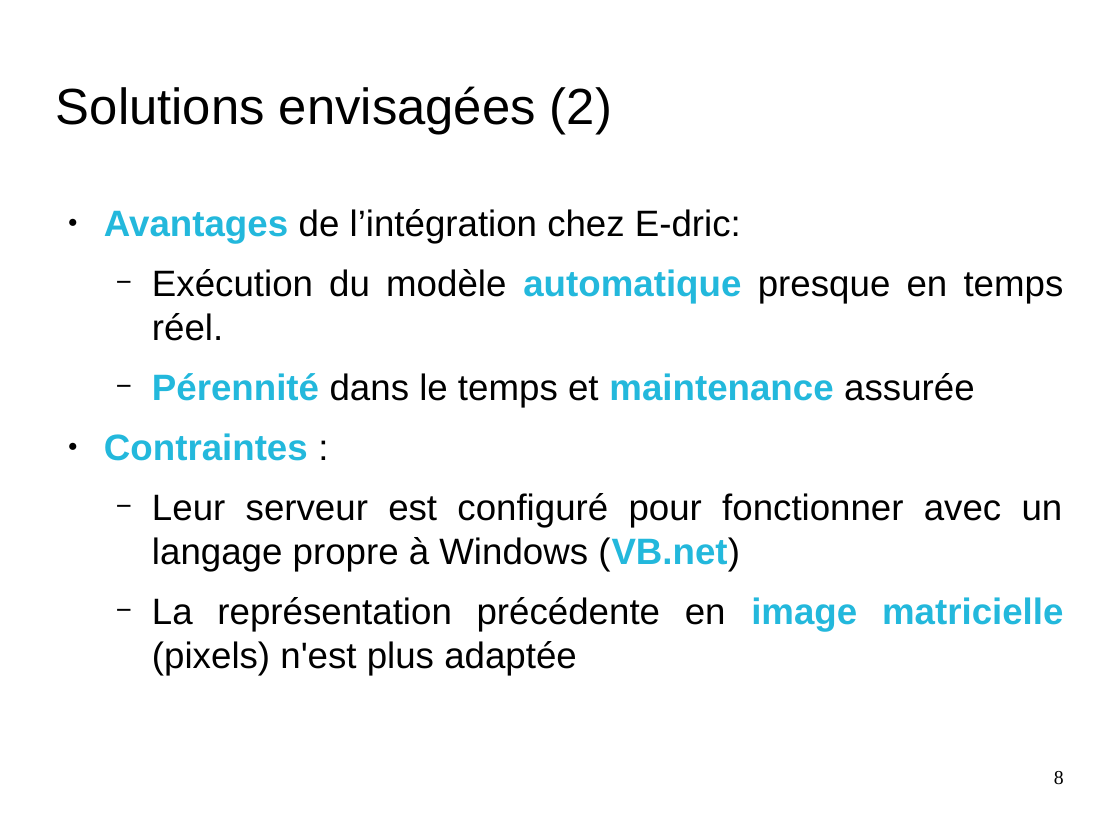
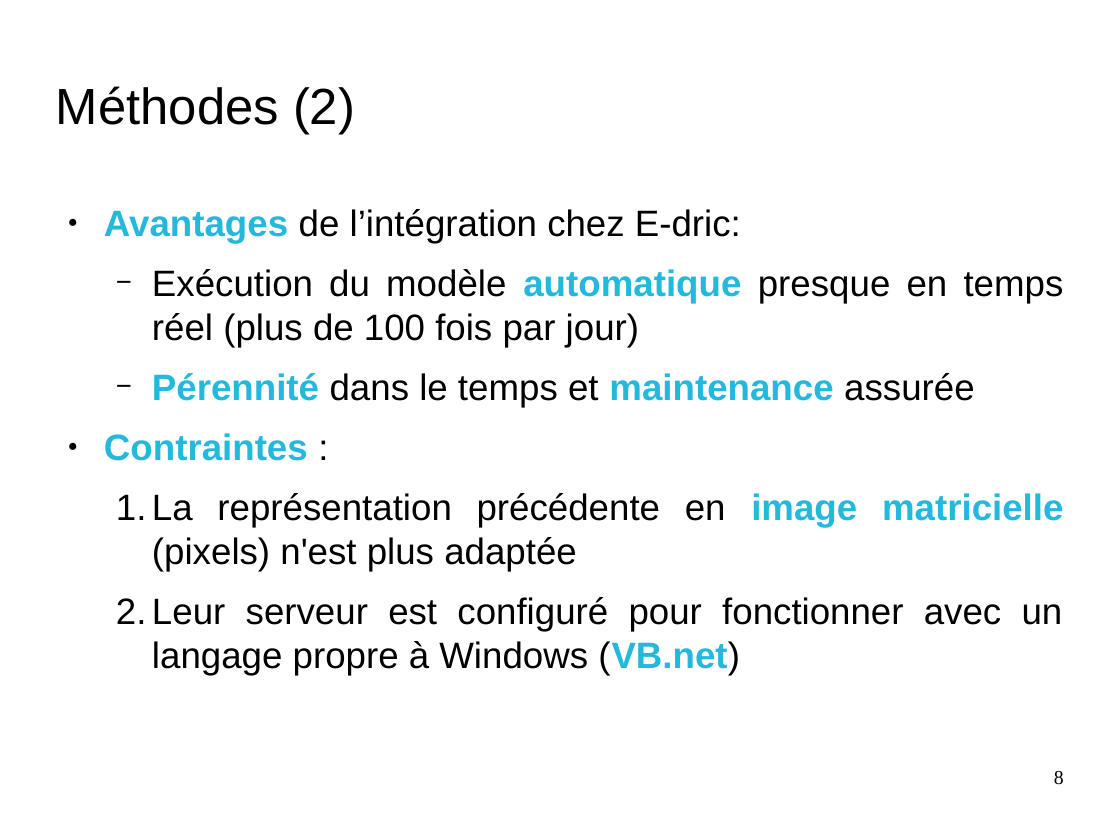
Before and after one commit to nesta7/designProject, a slide deck: slide 8 of Poster_Presentation/presentation_final_demoustication.odp. Drawn at 1120x840 pixels with LibreOffice and Linux fonts; fonts in the diff are those of the drawing; background and template pictures are left out. Boxes give left, top, right and bottom in pixels: in the first picture for what was removed or moved away, otherwise in the second. Text is boxed around its words. In the diff, an @@ line names an element or a change of style, - is before the commit and + after.

```diff
--- a/Poster_Presentation/presentation_final_demoustication.odp
+++ b/Poster_Presentation/presentation_final_demoustication.odp
@@ title at box(56, 86, 355, 134): text changed @@
-Solutions envisagées (2)
+Méthodes (2)
@@ text at box(152, 269, 1064, 347): text changed @@
-  − Exécution du modèle automatique presque en temps réel.
+  − Exécution du modèle automatique presque en temps réel (plus de 100 fois par jour)
@@ text at box(152, 493, 1063, 572): paragraph added @@
+  1. La représentation précédente en image matricielle (pixels) n'est plus adaptée
@@ text at box(152, 597, 1063, 676): paragraph removed @@
-  − La représentation précédente en image matricielle (pixels) n'est plus adaptée
@@ text at box(152, 597, 1063, 676): bullet − to 1. @@
```
Also in this commit, not shown: 12 other slides changed, 3 slides added, 3 slides removed, 2 other files.
